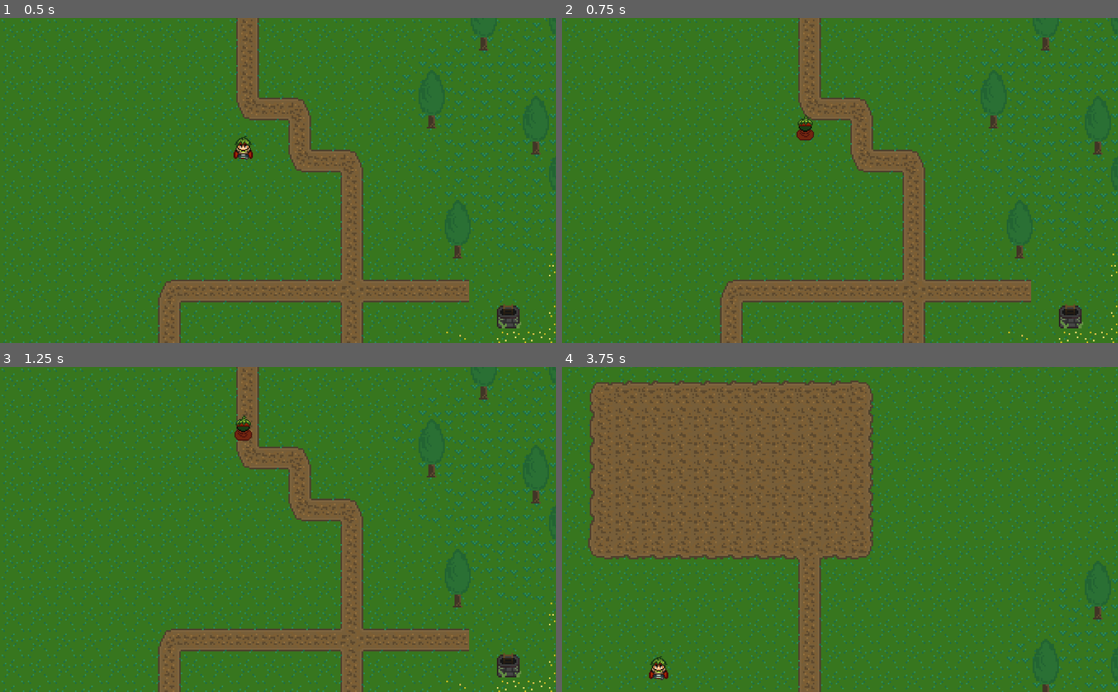
Above: before the commit, frames 1-4 (two rows, left to right).
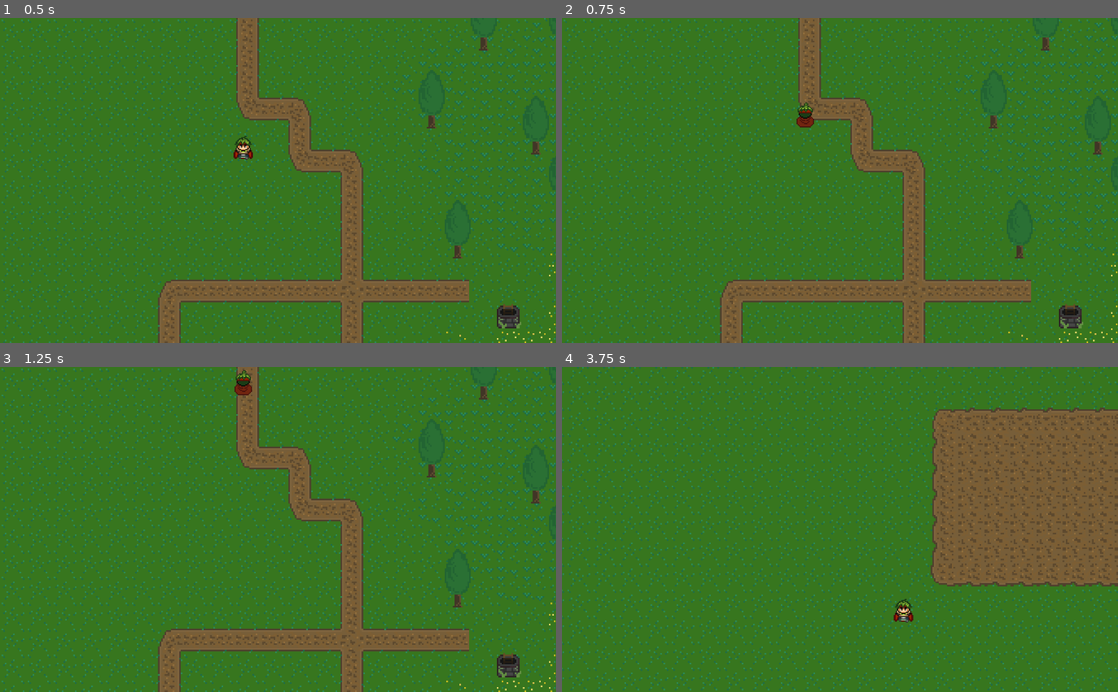
Above: after the commit, the same moments.

Repository: Ralarssenth/MoonlightSonata
Game: Godot game, scene res://scenes/overworld.tscn
Two runs of this game, one before a commit and one after it. Both use one fixed random seed, a clock stepped at 60 frames per second and the inputs below. This scene is started directly instead of the project's main scene. The engine's default icon, where the game draws it, is replaced by a stand-in: a white triangle on a blue panel in a dark square.
Inputs:
- Up to frame 1 (0.5 s): no input
- Up to frame 2 (0.75 s): tap Enter (ui_accept) at 0.5 s; hold Up (ui_up) from 0.53 s (still down)
- Up to frame 3 (1.25 s): keep holding Up (ui_up); tap Enter (ui_accept) at 0.77 s
- Up to frame 4 (3.75 s): tap Enter (ui_accept) at 1.52, 3.02 s; release Up (ui_up) at 2.03 s; hold Left (ui_left) 2.03-3.53 s; hold Down (ui_down) from 3.53 s (still down)

Frame 1 is identical in both runs. In frame 2, 0.3% of the frame differs, in the area x 42-46%, y 25-38%; in frame 3, 0.4%; in frame 4, 56%, in the area x 0-100%, y 0-100%.
Error in both runs: Attempt to call function 'get_player_details' in base 'null instance' on a null instance. (res://scenes/player.gd:21)

Commit message:
Added time of day for funsies

Diff:
--- a/scenes/overworld.gd
+++ b/scenes/overworld.gd
@@ -4,17 +4,41 @@
 onready var player = get_node("player")
 onready var camera = get_node("camera")
 onready var camera_tween = get_node("camera/camera_tween")
+onready var canvas_modulate = $canvas_modulate
+onready var canvas_modulate_tween = $canvas_modulate/canvas_modulate_tween
 
 var screensize
+var time_of_day = { "day": Color(1, 1, 1, 1),
+					"afternoon": Color(.91, .88, .69, 1),
+					"night": Color(.68, .64, .88, 1) }
+var tod = "day"
+var day_timer = 0
 
 func _ready():
 	screensize = get_viewport().size
 	set_physics_process(true)
 
 func _physics_process(delta):
-	move_camera()
+	move_camera(false)
+	day_timer += delta
+	if day_timer >= 10:
+		change_time_of_day()
+		day_timer = 0
 
-func move_camera():
+func change_time_of_day():
+	if tod == "day":
+		tod = "afternoon"
+	elif tod == "afternoon":
+		tod = "night"
+	elif tod == "night":
+		tod = "day"
+	canvas_modulate_tween.interpolate_property(canvas_modulate, "color", canvas_modulate.color, time_of_day[tod],
+												.5, Tween.TRANS_LINEAR, Tween.EASE_IN)
+	canvas_modulate_tween.start()
+
+
+
+func move_camera(should_camera_warp):
 	var x = player.position.x
 	var y = player.position.y
 	if x < 0:
@@ -24,8 +48,11 @@
 	var new_x = int(x / screensize.x) * screensize.x
 	var new_y = int(y / screensize.y) * screensize.y
 	var new_pos = Vector2(new_x, new_y)
-	camera_tween.interpolate_property(camera, "position", camera.position, new_pos, 0.001, Tween.TRANS_LINEAR, Tween.EASE_IN)
-	camera_tween.start()
+	if should_camera_warp:
+		camera.set_position(new_pos)
+	else:
+		camera_tween.interpolate_property(camera, "position", camera.position, new_pos, 0.001, Tween.TRANS_LINEAR, Tween.EASE_IN)
+		camera_tween.start()
 
 func _on_cabin0_door_area_entered( area ):
 	game_manager.load_new_scene("cabin0")
--- a/scenes/overworld.tscn
+++ b/scenes/overworld.tscn
@@ -14,12 +14,25 @@
 custom_solver_bias = 0.0
 extents = Vector2( 4, 2 )
 
-[node name="overworld" type="Node"]
+[node name="overworld" type="Node" index="0"]
 
 script = ExtResource( 1 )
 _sections_unfolded = [ "Transform" ]
 
-[node name="background" type="TileMap" parent="." index="0"]
+[node name="canvas_modulate" type="CanvasModulate" parent="." index="0"]
+
+color = Color( 1, 1, 1, 1 )
+
+[node name="canvas_modulate_tween" type="Tween" parent="canvas_modulate" index="0"]
+
+repeat = false
+playback_process_mode = 1
+playback_speed = 1.0
+playback/active = false
+playback/repeat = false
+playback/speed = 1.0
+
+[node name="background" type="TileMap" parent="." index="1"]
 
 scale = Vector2( 3, 3 )
 mode = 0
@@ -41,7 +54,7 @@
 tile_data = PoolIntArray( -2031648, 4, 0, -2031647, 4, 0, -2031646, 4, 0, -2031645, 4, 0, -2031644, 4, 0, -2031643, 4,  …(97735 unchanged characters)…
 _sections_unfolded = [ "Cell", "Transform", "Visibility" ]
 
-[node name="foreground" type="TileMap" parent="." index="1"]
+[node name="foreground" type="TileMap" parent="." index="2"]
 
 scale = Vector2( 3, 3 )
 mode = 0
@@ -63,13 +76,13 @@
 tile_data = PoolIntArray( -262124, 62, 0, -262121, 62, 0, -262118, 62, 0, -131044, 62, 0, -65518, 62, 0, -65515, 62, 0, …(913 unchanged characters)…
 _sections_unfolded = [ "Cell", "Transform" ]
 
-[node name="player" parent="." index="2" instance=ExtResource( 3 )]
+[node name="player" parent="." index="3" instance=ExtResource( 3 )]
 
 position = Vector2( 448, 240 )
 collision/safe_margin = 0.8
 _sections_unfolded = [ "Transform", "collision" ]
 
-[node name="camera" type="Camera2D" parent="." index="3"]
+[node name="camera" type="Camera2D" parent="." index="4"]
 
 anchor_mode = 0
 rotating = false
@@ -104,7 +117,7 @@
 playback/repeat = false
 playback/speed = 1.0
 
-[node name="cabin0_door" type="Area2D" parent="." index="4"]
+[node name="cabin0_door" type="Area2D" parent="." index="5"]
 
 position = Vector2( -360, 896 )
 input_pickable = true
@@ -120,7 +133,7 @@
 position = Vector2( 0, -16 )
 shape = SubResource( 1 )
 
-[node name="well0_door" type="Area2D" parent="." index="5"]
+[node name="well0_door" type="Area2D" parent="." index="6"]
 
 position = Vector2( -120, 1128 )
 scale = Vector2( 3, 3 )
@@ -142,7 +155,7 @@
 one_way_collision = true
 _sections_unfolded = [ "Transform" ]
 
-[node name="well1_door" type="Area2D" parent="." index="6"]
+[node name="well1_door" type="Area2D" parent="." index="7"]
 
 position = Vector2( 936, 552 )
 scale = Vector2( 3, 3 )
--- a/scenes/player.gd
+++ b/scenes/player.gd
@@ -2,7 +2,7 @@
 
 var health_sprite = preload("res://scenes/health.tscn")
 
-var speed = 3
+var speed = 300
 var max_health = 5
 var current_health
 var vel = Vector2()
@@ -40,7 +40,7 @@
 	input.x = int(Input.is_action_pressed("ui_right")) - int(Input.is_action_pressed("ui_left"))
 	input.y = int(Input.is_action_pressed("ui_down")) - int(Input.is_action_pressed("ui_up"))
 	vel = input.normalized() * speed
-	move_and_collide(vel)
+	move_and_slide(vel)
 
 func do_move_animations():
 	if vel == Vector2(0, 0):
